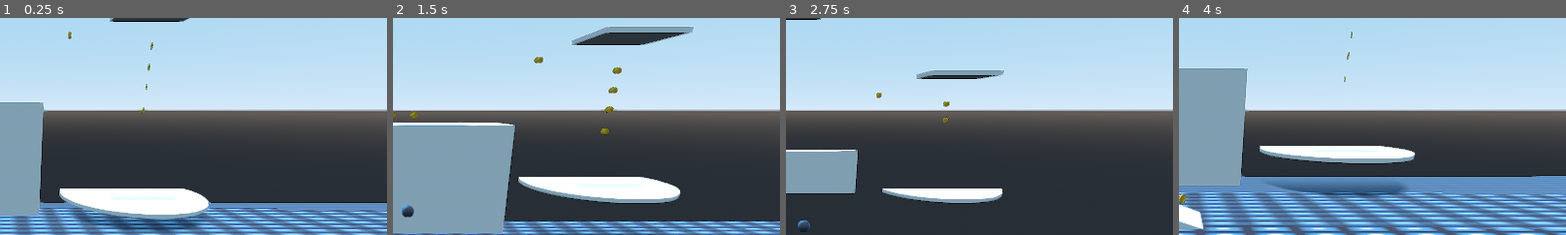
Above: before the commit, frames 1-4 (left to right).
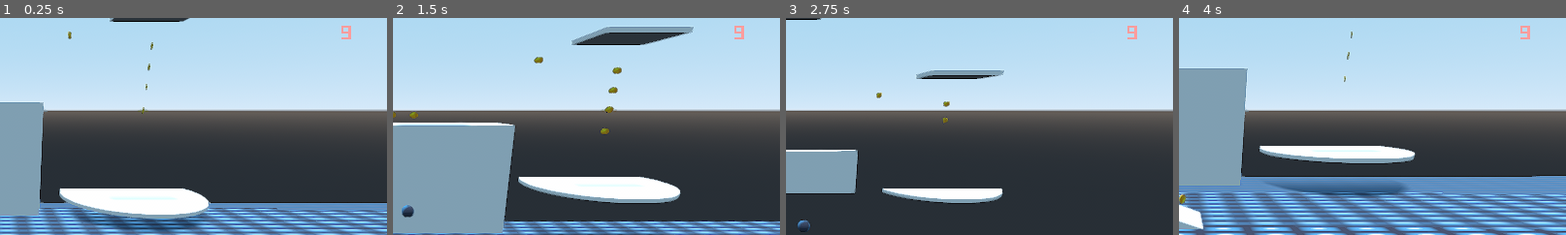
Above: after the commit, the same moments.

Repository: PedroCarbone/Oldies_2do_Parcial
Game: Godot game, scene res://scenes/EscenasGameplay/Nivel 2/level_2.tscn
The game is run twice, just before and just after one commit, with the same random seed, the same clock (stepped at 60 frames per second) and the same inputs. This scene is started directly instead of the project's main scene. The engine's default icon, where the game draws it, is replaced by a stand-in: a white triangle on a blue panel in a dark square.
Inputs:
- Up to frame 1 (0.25 s): no input
- Up to frame 2 (1.5 s): hold Right (ui_right) 0.53-1.28 s; tap Space (ui_select) at 0.77 s; hold Down (ui_down) from 1.28 s (still down)
- Up to frame 3 (2.75 s): tap Space (ui_select) at 1.52 s; release Down (ui_down) at 2.03 s; hold Right (ui_right) from 2.03 s (still down)
- Up to frame 4 (4 s): release Right (ui_right) at 2.78 s; hold Up (ui_up) 2.78-3.53 s; tap Space (ui_select) at 3.02, 3.77 s; hold Left (ui_left) from 3.53 s (still down)
The pictures show only the part of the screen within x 50-100%, y 4-54%; the shares and areas given below are measured in that part.

The runs differ from the first frame. In frame 1, 0.1% of the frame differs, in the area x 88-91%, y 3-10%; in frame 2, 0.1%; in frame 3, 0.1%; in frame 4, 0.1%.

Commit message:
temporizador lvl2

Diff:
--- a/scenes/EscenasGameplay/Nivel 2/level_2.gd
+++ b/scenes/EscenasGameplay/Nivel 2/level_2.gd
@@ -3,6 +3,7 @@
 var vidas = 3
 onready var hp = $UI/corazones
 onready var anim = $animacion
+onready var tiempo = $UI/temporizador
 
 # Called when the node enters the scene tree for the first time.
 func _ready():
@@ -25,3 +26,10 @@
 	get_tree().change_scene("res://scenes/EscenasGameplay/level 3/level_3.tscn")
 	print(Global.score)
 	pass # Replace with function body.
+
+
+
+
+func _on_hide_temporizador():
+	tiempo.play("tiempo")
+	print ("CORREEEE")
--- a/scenes/EscenasGameplay/Nivel 2/level_2.tscn
+++ b/scenes/EscenasGameplay/Nivel 2/level_2.tscn
@@ -198,7 +198,11 @@
 size = 39
 font_data = ExtResource( 10 )
 
-[sub_resource type="Animation" id=19]
+[sub_resource type="DynamicFont" id=19]
+size = 50
+font_data = ExtResource( 10 )
+
+[sub_resource type="Animation" id=20]
 length = 0.01
 loop = true
 tracks/0/type = "value"
@@ -406,6 +410,63 @@
 "transitions": PoolRealArray( 1, 1, 1, 1, 1, 1 ),
 "update": 1,
 "values": [ true, false, true, false, true, false ]
+}
+
+[sub_resource type="Animation" id=25]
+resource_name = "reset"
+length = 0.01
+loop = true
+tracks/0/type = "value"
+tracks/0/path = NodePath("Control/temporizador:visible")
+tracks/0/interp = 1
+tracks/0/loop_wrap = true
+tracks/0/imported = false
+tracks/0/enabled = true
+tracks/0/keys = {
+"times": PoolRealArray( 0 ),
+"transitions": PoolRealArray( 1 ),
+"update": 1,
+"values": [ false ]
+}
+
+[sub_resource type="Animation" id=26]
+resource_name = "tiempo"
+length = 15.0
+tracks/0/type = "value"
+tracks/0/path = NodePath("Control/temporizador:visible")
+tracks/0/interp = 1
+tracks/0/loop_wrap = true
+tracks/0/imported = false
+tracks/0/enabled = true
+tracks/0/keys = {
+"times": PoolRealArray( 0, 15 ),
+"transitions": PoolRealArray( 1, 1 ),
+"update": 1,
+"values": [ true, false ]
+}
+tracks/1/type = "value"
+tracks/1/path = NodePath("Control/temporizador:modulate")
+tracks/1/interp = 1
+tracks/1/loop_wrap = true
+tracks/1/imported = false
+tracks/1/enabled = true
+tracks/1/keys = {
+"times": PoolRealArray( 0, 15 ),
+"transitions": PoolRealArray( 1, 1 ),
+"update": 0,
+"values": [ Color( 1, 1, 1, 1 ), Color( 0.988235, 0.133333, 0.133333, 1 ) ]
+}
+tracks/2/type = "value"
+tracks/2/path = NodePath("Control/temporizador:text")
+tracks/2/interp = 1
+tracks/2/loop_wrap = true
+tracks/2/imported = false
+tracks/2/enabled = true
+tracks/2/keys = {
+"times": PoolRealArray( 0, 1, 2, 3, 4, 5, 6, 7, 8, 9, 10, 11, 12, 13, 14 ),
+"transitions": PoolRealArray( 1, 1, 1, 1, 1, 1, 1, 1, 1, 1, 1, 1, 1, 1, 1 ),
+"update": 1,
+"values": [ "15", "14", "13", "12", "11", "10", "9", "8", "7", "6", "5", "4", "3", "2", "1" ]
 }
 
 [node name="level_2" type="Spatial"]
@@ -707,17 +768,35 @@
 "_edit_use_anchors_": false
 }
 
+[node name="temporizador" type="Label" parent="UI/Control"]
+modulate = Color( 0.994745, 0.612889, 0.612889, 1 )
+margin_left = 1803.96
+margin_top = 56.9357
+margin_right = 1843.96
+margin_bottom = 109.936
+custom_fonts/font = SubResource( 19 )
+text = "9"
+__meta__ = {
+"_edit_use_anchors_": false
+}
+
 [node name="corazones" type="AnimationPlayer" parent="UI"]
 autoplay = "tresvidas"
-anims/dosvidas = SubResource( 19 )
-anims/dosvidastransicion = SubResource( 20 )
-anims/tresvidas = SubResource( 21 )
-anims/unavida = SubResource( 22 )
-anims/unavidatransicion = SubResource( 23 )
+anims/dosvidas = SubResource( 20 )
+anims/dosvidastransicion = SubResource( 21 )
+anims/tresvidas = SubResource( 22 )
+anims/unavida = SubResource( 23 )
+anims/unavidatransicion = SubResource( 24 )
 next/dosvidastransicion = "dosvidas"
 next/unavidatransicion = "unavida"
 
+[node name="temporizador" type="AnimationPlayer" parent="UI"]
+anims/reset = SubResource( 25 )
+anims/tiempo = SubResource( 26 )
+next/tiempo = "reset"
+
 [connection signal="body_entered" from="hide" to="pared" method="_on_hide_body_entered"]
+[connection signal="temporizador" from="hide" to="." method="_on_hide_temporizador"]
 [connection signal="body_entered" from="salto3" to="Player" method="_on_salto3_body_entered"]
 [connection signal="body_entered" from="Area" to="." method="_on_Area_body_entered"]
 [connection signal="body_entered" from="Final" to="." method="_on_Final_body_entered"]
--- a/scenes/EscenasGameplay/level 3/level_3.tscn
+++ b/scenes/EscenasGameplay/level 3/level_3.tscn
@@ -46,8 +46,7 @@
 "values": [ Vector3( -23.9342, 9.11783, 0.256427 ) ]
 }
 
-[sub_resource type="Animation" id=3]
-resource_name = "respawn"
+[sub_resource type="Animation" id=5]
 length = 0.5
 tracks/0/type = "value"
 tracks/0/path = NodePath("../Player:translation")
@@ -82,8 +81,7 @@
 "values": [ Vector3( -0.113949, 6.43593, 24.0945 ), Vector3( -0.113949, 6.43593, -10.8092 ) ]
 }
 
-[sub_resource type="Animation" id=7]
-resource_name = "movimiento_ascendente"
+[sub_resource type="Animation" id=9]
 length = 3.0
 loop = true
 tracks/0/type = "value"
@@ -150,8 +148,7 @@
 "values": [ true ]
 }
 
-[sub_resource type="Animation" id=9]
-resource_name = "desaparición"
+[sub_resource type="Animation" id=11]
 length = 5.0
 tracks/0/type = "value"
 tracks/0/path = NodePath("collider_reja:disabled")
@@ -202,8 +199,7 @@
 "values": [ false, true ]
 }
 
-[sub_resource type="Animation" id=10]
-resource_name = "Movimiento"
+[sub_resource type="Animation" id=12]
 length = 20.0
 loop = true
 tracks/0/type = "value"
@@ -246,12 +242,11 @@
 "speed": 5.0
 } ]
 
-[sub_resource type="DynamicFont" id=15]
+[sub_resource type="DynamicFont" id=17]
 size = 39
 font_data = ExtResource( 9 )
 
-[sub_resource type="Animation" id=16]
-resource_name = "dosvidas"
+[sub_resource type="Animation" id=18]
 length = 0.01
 loop = true
 tracks/0/type = "value"
@@ -303,8 +298,7 @@
 "values": [ true ]
 }
 
-[sub_resource type="Animation" id=17]
-resource_name = "dosvidastransicion"
+[sub_resource type="Animation" id=19]
 length = 0.5
 tracks/0/type = "value"
 tracks/0/path = NodePath("Control/HP/hp3:frame")
@@ -331,8 +325,7 @@
 "values": [ true, false, true, false, true, false ]
 }
 
-[sub_resource type="Animation" id=18]
-resource_name = "tresvidas"
+[sub_resource type="Animation" id=20]
 length = 0.01
 loop = true
 tracks/0/type = "value"
@@ -372,8 +365,7 @@
 "values": [ 0 ]
 }
 
-[sub_resource type="Animation" id=19]
-resource_name = "unavida"
+[sub_resource type="Animation" id=21]
 length = 0.01
 loop = true
 tracks/0/type = "value"
@@ -437,8 +429,7 @@
 "values": [ true ]
 }
 
-[sub_resource type="Animation" id=20]
-resource_name = "unavidatransicion"
+[sub_resource type="Animation" id=22]
 length = 0.5
 tracks/0/type = "value"
 tracks/0/path = NodePath("Control/HP/hp2:frame")
@@ -488,9 +479,9 @@
 [node name="animacion" type="AnimationPlayer" parent="Player"]
 root_node = NodePath("../../Limite")
 autoplay = "reset"
-anims/RESET = SubResource( 21 )
-anims/reset = SubResource( 22 )
-anims/respawn = SubResource( 3 )
+anims/RESET = SubResource( 3 )
+anims/reset = SubResource( 4 )
+anims/respawn = SubResource( 5 )
 
 [node name="PlataformaPU" type="StaticBody" parent="."]
 transform = Transform( 4.218, 0, 0, 0, 1.306, 0, 0, 0, 3.539, 0.00893593, 6.13827, -33.644 )
@@ -510,29 +501,29 @@
 transform = Transform( 4.21763, 0, 0, 0, 1, 0, 0, 0, 8.79808, -0.113949, 6.43593, 24.0945 )
 
 [node name="CollisionShape" type="CollisionShape" parent="plataformaMovil1"]
-shape = SubResource( 4 )
+shape = SubResource( 6 )
 
 [node name="MeshInstance" type="MeshInstance" parent="plataformaMovil1"]
-mesh = SubResource( 5 )
+mesh = SubResource( 7 )
 material/0 = null
 
 [node name="animacion" type="AnimationPlayer" parent="plataformaMovil1"]
 autoplay = "movimiento_lateral"
-anims/movimiento_lateral = SubResource( 6 )
+anims/movimiento_lateral = SubResource( 8 )
 
 [node name="plataformaMovil2" type="KinematicBody" parent="."]
 transform = Transform( 4.218, 0, 0, 0, 1, 0, 0, 0, 4.514, 22.7612, 6.43593, 0.0603676 )
 
 [node name="CollisionShape" type="CollisionShape" parent="plataformaMovil2"]
-shape = SubResource( 4 )
+shape = SubResource( 6 )
 
 [node name="MeshInstance" type="MeshInstance" parent="plataformaMovil2"]
-mesh = SubResource( 5 )
+mesh = SubResource( 7 )
 material/0 = null
 
 [node name="animacion" type="AnimationPlayer" parent="plataformaMovil2"]
 autoplay = "movimiento_ascendente"
-anims/movimiento_ascendente = SubResource( 7 )
+anims/movimiento_ascendente = SubResource( 9 )
 
 [node name="PlataformaCentral" type="StaticBody" parent="."]
 transform = Transform( 20.2066, 0, 0, 0, 1.30591, 0, 0, 0, 8.57544, 69.2465, 21.0973, 0 )
@@ -599,23 +590,23 @@
 material/0 = null
 
 [node name="AnimacionReja" type="AnimationPlayer" parent="Reja"]
-anims/RESET = SubResource( 8 )
-"anims/desaparición" = SubResource( 9 )
+anims/RESET = SubResource( 10 )
+"anims/desaparición" = SubResource( 11 )
 
 [node name="plataformaMovil3" type="KinematicBody" parent="."]
 transform = Transform( 4.63139, 0, 0, 0, 1.90834, 0, 0, 0, 9.7367, 101.863, 25.9045, -65.6358 )
 
 [node name="CollisionShape" type="CollisionShape" parent="plataformaMovil3"]
-shape = SubResource( 4 )
+shape = SubResource( 6 )
 
 [node name="MeshInstance" type="MeshInstance" parent="plataformaMovil3"]
-mesh = SubResource( 5 )
+mesh = SubResource( 7 )
 material/0 = null
 
 [node name="animacion" type="AnimationPlayer" parent="plataformaMovil3"]
 autoplay = "Movimiento"
-anims/Movimiento = SubResource( 10 )
-anims/RESET = SubResource( 11 )
+anims/Movimiento = SubResource( 12 )
+anims/RESET = SubResource( 13 )
 
 [node name="obstaculo1" type="StaticBody" parent="."]
 transform = Transform( 1.71573, 0, 0, 0, 1.81249, 0, 0, 0, 14.8783, 116.84, 35.3996, -67.2527 )
@@ -932,11 +923,11 @@
 
 [node name="corazones" type="AnimationPlayer" parent="UI"]
 autoplay = "tresvidas"
-anims/dosvidas = SubResource( 16 )
-anims/dosvidastransicion = SubResource( 17 )
-anims/tresvidas = SubResource( 18 )
-anims/unavida = SubResource( 19 )
-anims/unavidatransicion = SubResource( 20 )
+anims/dosvidas = SubResource( 18 )
+anims/dosvidastransicion = SubResource( 19 )
+anims/tresvidas = SubResource( 20 )
+anims/unavida = SubResource( 21 )
+anims/unavidatransicion = SubResource( 22 )
 next/dosvidastransicion = "dosvidas"
 next/unavidatransicion = "unavida"
 
Not shown: 5 places in scenes/EscenasGameplay/Nivel 2/level_2.tscn that only renumber resources
Not shown: 10 places in scenes/EscenasGameplay/level 3/level_3.tscn that only renumber resources
